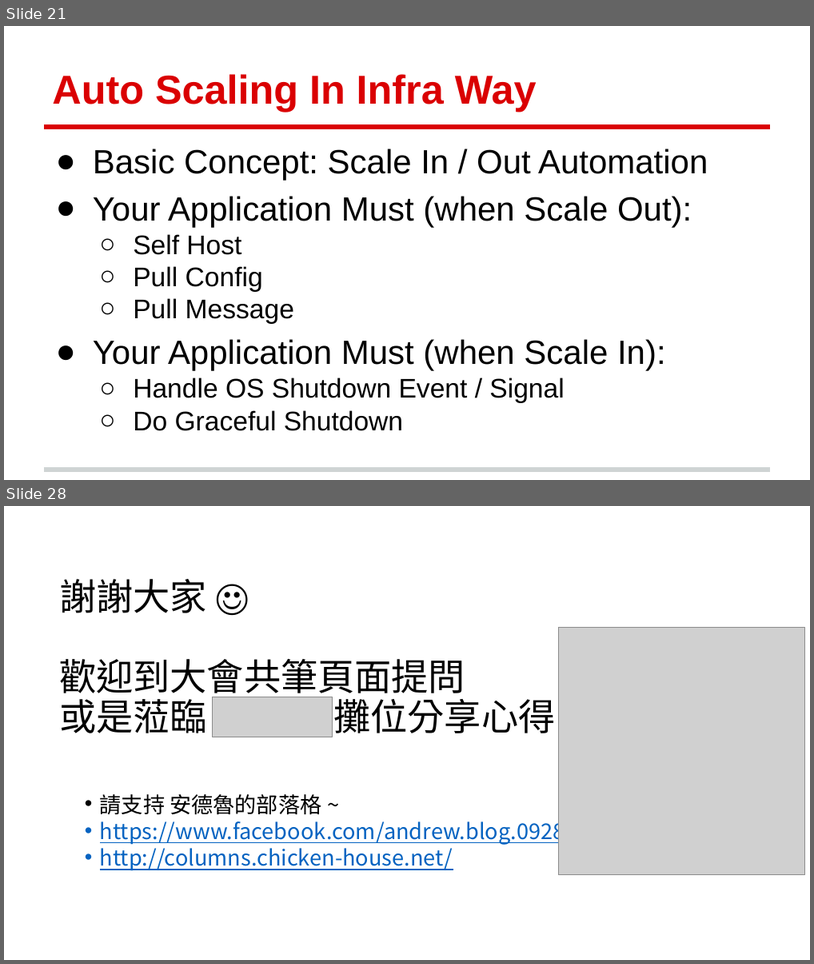
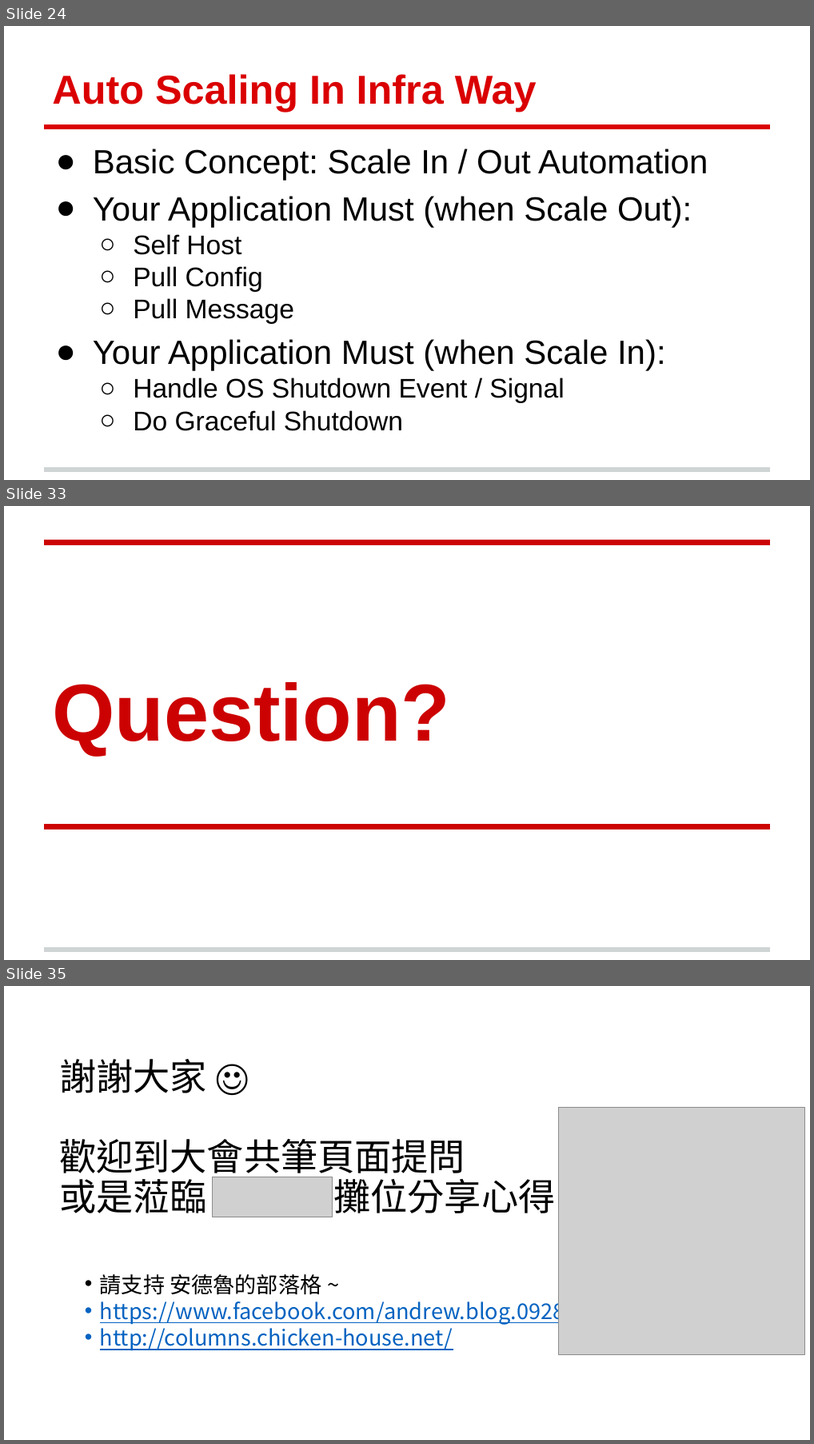
Before and after one commit to andrew0928/Meetup, a slide deck: 20190123.MessageQueueRPC/91APP-MessageQueueRPC-20190123.pptx. Shown one above the other, each under a label of ours: slides 21 and 28 before the commit, slides 24, 33 and 35 after it; the slides between them are not shown. The pictures are 814x964 and 814x1444 pixels, drawn with LibreOffice and Linux fonts; fonts in the diff are those of the drawing; grey boxes stand for pictures; background and template pictures are left out. Boxes give left, top, right and bottom in pixels: in the first picture for what was removed or moved away, otherwise in the second. Text is boxed around its words. In the diff, an @@ line names an element or a change of style, - is before the commit and + after.

```diff
--- a/20190123.MessageQueueRPC/91APP-MessageQueueRPC-20190123.pptx
+++ b/20190123.MessageQueueRPC/91APP-MessageQueueRPC-20190123.pptx
@@ slide 33 added at (4, 506, 810, 960), background #FFFFFF; not listed: 1 template element that a slide beside it also shows @@
@@ line added from (44, 542) to (770, 542), #CC0202 4.5 pt @@
@@ title added at (52, 682, 450, 756), 72 pt, text #CC0202, bold @@
+Question?
@@ line added from (44, 826) to (770, 826), #CC0202 4.5 pt @@
@@ what was slide 21 is now slide 24 @@
@@ what was slide 28 is now slide 35 @@
```
Also in this commit, not shown: 1 slide changed, 9 other slides added, 3 slides removed, 2 other files.
